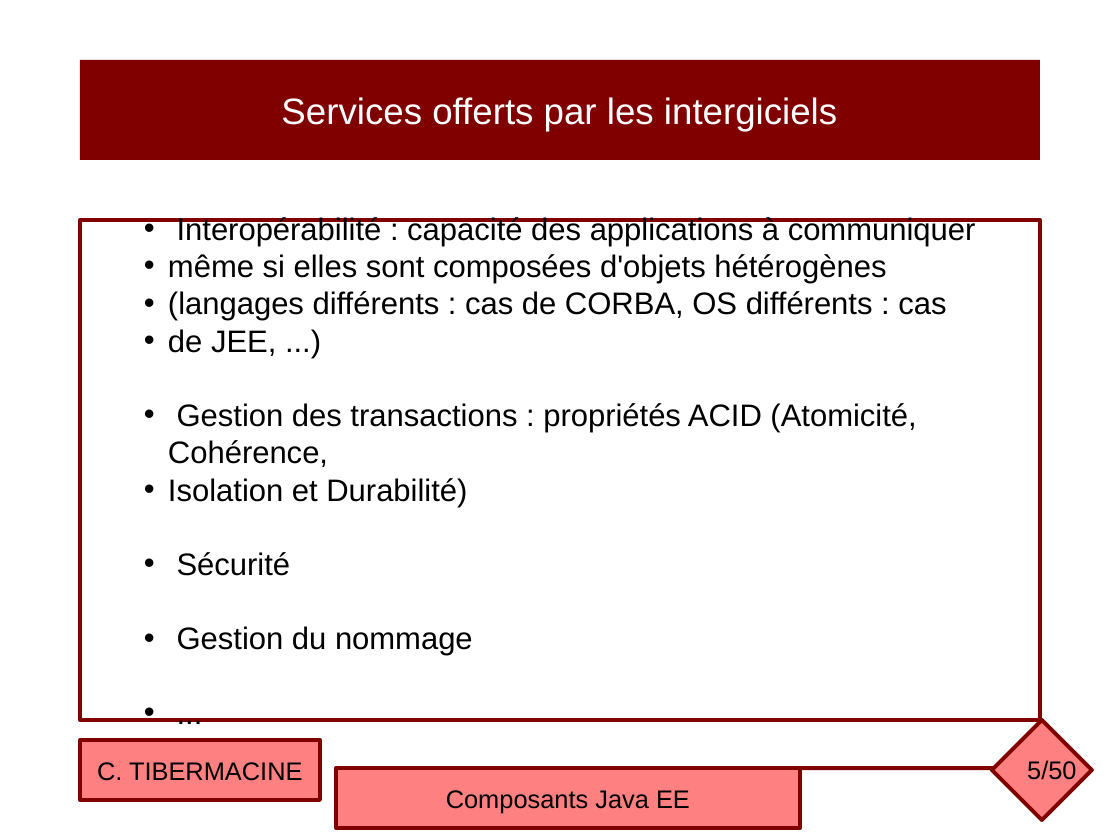
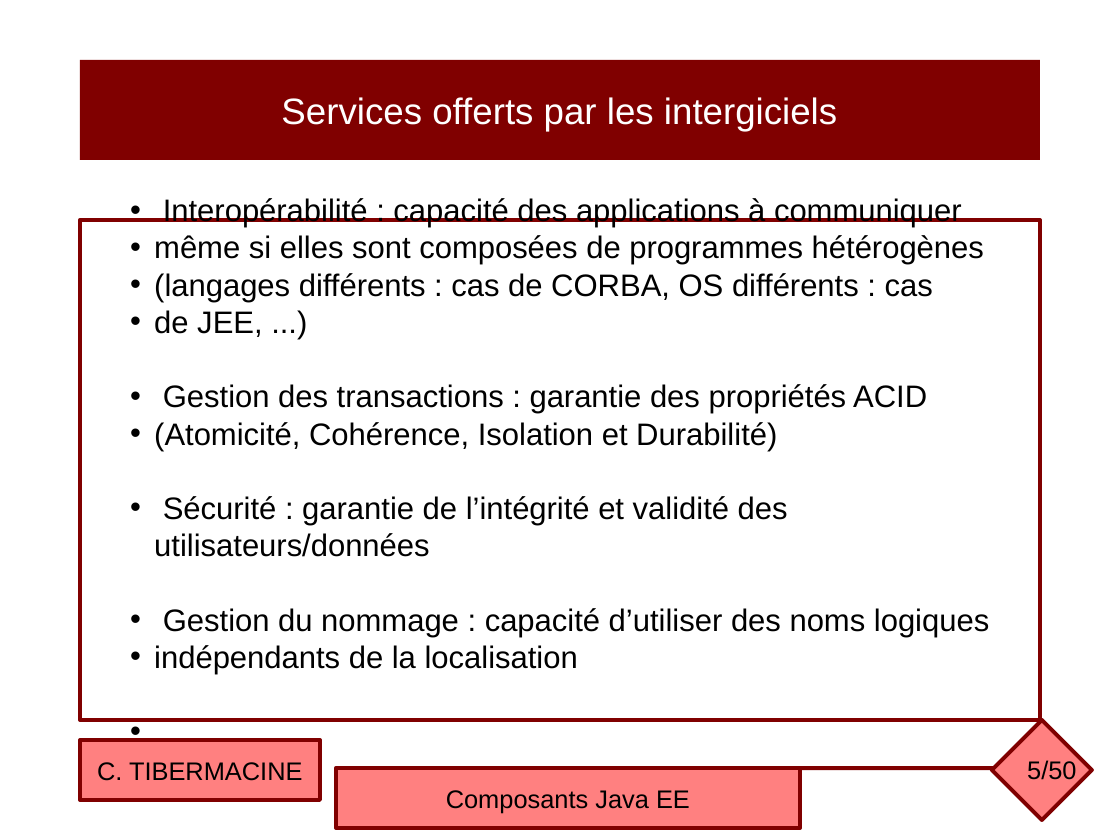
Before and after one commit to ctiber/composants, a slide deck: slide 5 of cours/cours1.odp. Drawn at 1120x840 pixels with LibreOffice and Linux fonts; fonts in the diff are those of the drawing. Boxes give left, top, right and bottom in pixels: in the first picture for what was removed or moved away, otherwise in the second. Text is boxed around its words. In the diff, an @@ line names an element or a change of style, - is before the commit and + after.

```diff
--- a/cours/cours1.odp
+++ b/cours/cours1.odp
@@ text in rectangle at <box>154,235,984,265</box>: text changed @@
-• même si elles sont composées d'objets hétérogènes
+• même si elles sont composées de programmes hétérogènes
@@ text in rectangle at <box>154,384,989,675</box>: text changed @@
-• Gestion des transactions : propriétés ACID (Atomicité, Cohérence,
-• Isolation et Durabilité)
-• Sécurité
-• Gestion du nommage
+• Gestion des transactions : garantie des propriétés ACID
+• (Atomicité, Cohérence, Isolation et Durabilité)
+• Sécurité : garantie de l’intégrité et validité des utilisateurs/données
+• Gestion du nommage : capacité d’utiliser des noms logiques
+• indépendants de la localisation
```
Also in this commit, not shown: 21 other slides changed, 1 slide added, 1 slide removed, 1 other file.
